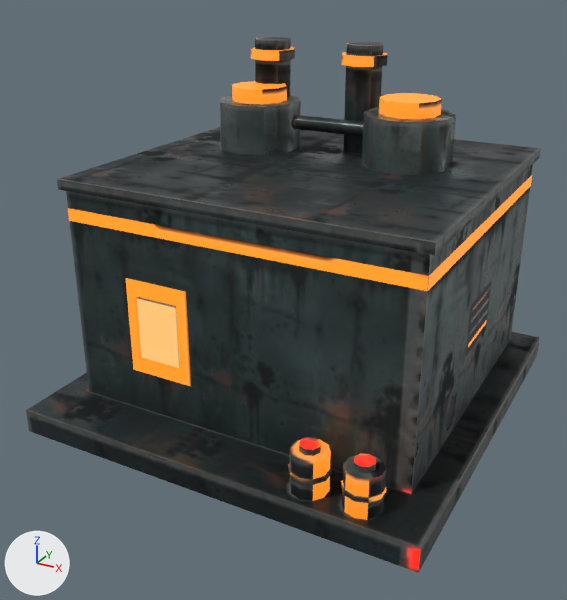
Renders of the glTF model game/world/models/refinery.glb from each side of a commit.
One viewpoint serves both versions: a 50 mm camera at (0.699, -1.371, 0.896) aimed at (-0.015, -0.073, 0.247). The lights are fixed; the arrows at lower left show +X, +Y and +Z. The picture after the commit comes second. Vertices at exactly the same position are counted once.

Names of what the first picture shows: 'te_refinery'.
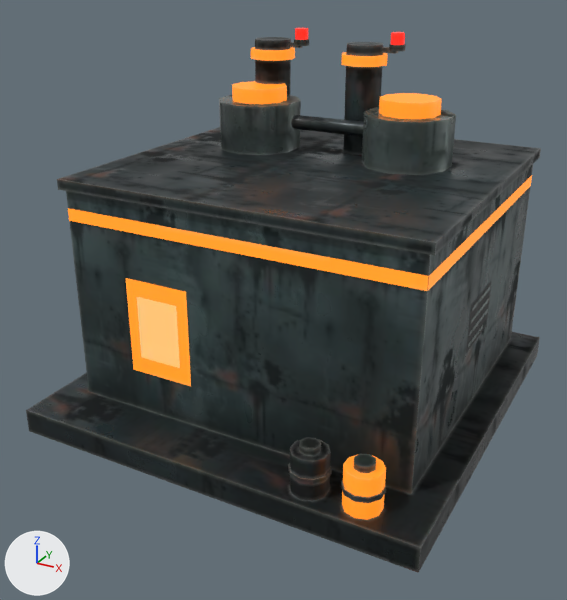
What differs and where, as boxes (x1, y1, x2, y2) in the pictures (567 x 600 px):
'te_refinery', reshaped
    before: (26, 37, 541, 573)
    after: (26, 28, 541, 573)
part 1 of me_te_refinery, added
    after: (288, 42, 303, 48)
part 2 of me_te_refinery, added
    after: (382, 47, 398, 53)
part 3 of me_te_refinery, added
    after: (294, 39, 309, 46)
part 4 of me_te_refinery, added
    after: (295, 28, 308, 40)
part 5 of me_te_refinery, added
    after: (389, 44, 406, 51)
part 6 of me_te_refinery, added
    after: (391, 32, 405, 45)
part 7 of me_te_refinery, surface changed
    both: (26, 45, 539, 573)

The change in detail:
me_te_refinery is used by ob_te_refinery; location (0.0, 0.0, 0.0).
me_te_refinery had 328 vertices, 530 faces and spanned x -0.42..0.42, y -0.42..0.42, z 0.0..0.73.
me_te_refinery now has 392 vertices, 634 faces and spans x -0.42..0.42, y -0.42..0.42, z 0.0..0.754.
me_te_refinery part 1: a new loose piece, a box spanning x -0.14..-0.11, y 0.175..0.185, z 0.715..0.725, in mat_te_refinery.
me_te_refinery part 2: a new loose piece, a box spanning x 0.076..0.106, y 0.175..0.185, z 0.715..0.725, in mat_te_refinery.
me_te_refinery part 3: a new loose piece, a 6-sided cylinder along z spanning x -0.124..-0.096, y 0.164..0.196, z 0.72..0.732, in mat_te_refinery.
me_te_refinery part 4: a new loose piece, a 6-sided cylinder along z spanning x -0.122..-0.098, y 0.166..0.194, z 0.732..0.754, in mat_te_refinery.
me_te_refinery part 5: a new loose piece, a 6-sided cylinder along z spanning x 0.092..0.12, y 0.164..0.196, z 0.72..0.732, in mat_te_refinery.
me_te_refinery part 6: a new loose piece, a 6-sided cylinder along z spanning x 0.094..0.118, y 0.166..0.194, z 0.732..0.754, in mat_te_refinery.
me_te_refinery part 7: 306 kept faces spanning x -0.42..0.42, y -0.42..0.42, z 0.0..0.73 get new texture (UV) coordinates.
Other edits to the shape of me_te_refinery do not show in these pictures.
